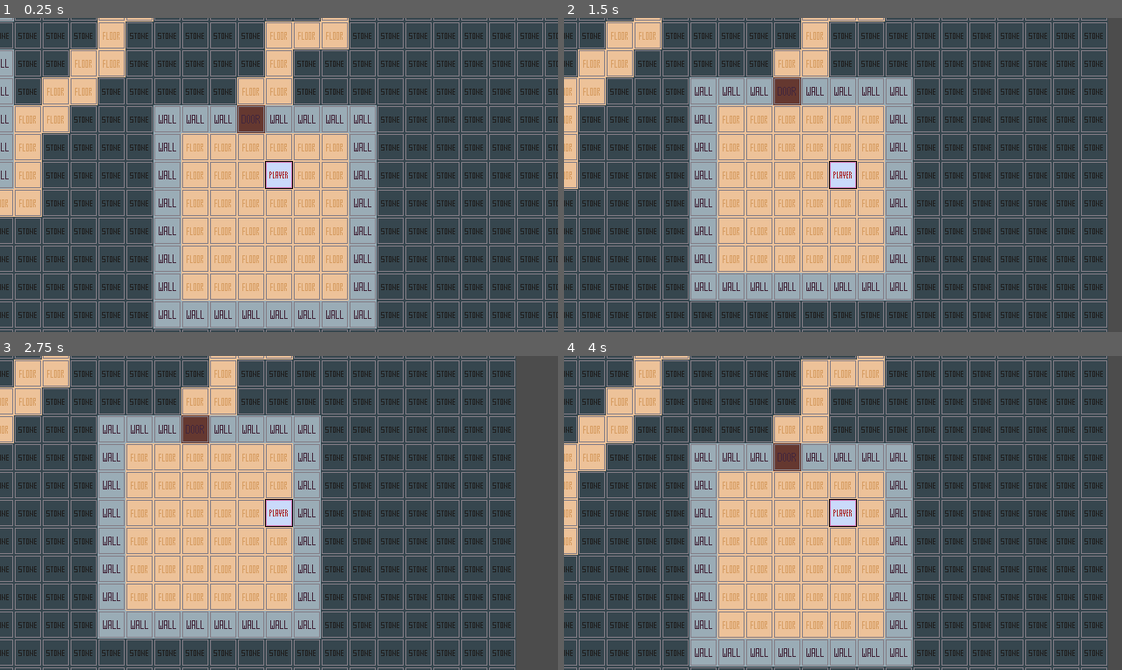
Above: before the commit, frames 1-4 (two rows, left to right).
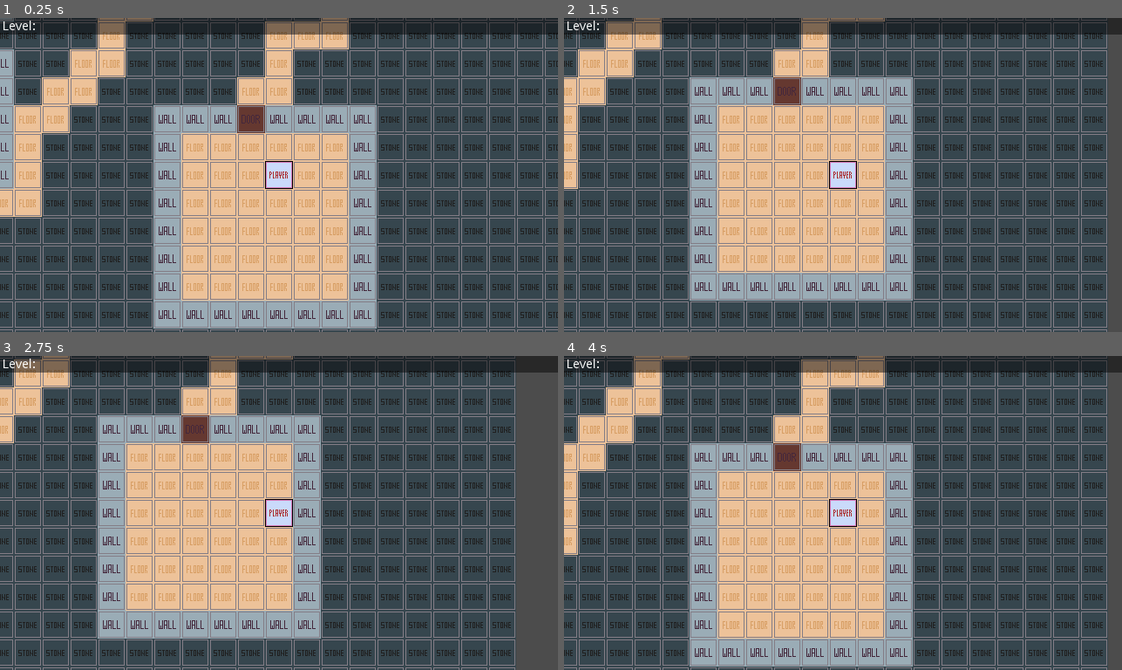
Above: after the commit, the same moments.

Repository: PiotrDawidziuk/mapgen01
Game: Godot game, scene res://Game.tscn
Same seed, same stepped clock (60 frames per second), same inputs: the game is played once before the commit and once after it.
Inputs:
- Up to frame 1 (0.25 s): no input
- Up to frame 2 (1.5 s): tap Enter at 0.5 s; hold Right (Right) 0.53-1.28 s; tap Space at 1.25 s; hold Down (Down) from 1.28 s (still down)
- Up to frame 3 (2.75 s): tap Enter at 2 s; release Down (Down) at 2.03 s; hold Right (Right) from 2.03 s (still down)
- Up to frame 4 (4 s): tap Space at 2.75 s; release Right (Right) at 2.78 s; hold Up (Up) 2.78-3.53 s; tap Enter at 3.5 s; hold Left (Left) from 3.53 s (still down)

The runs differ from the first frame. In frame 1, 5.1% of the frame differs, in the area x 0-100%, y 0-6%; in frame 2, 5.1%; in frame 3, 5.1%; in frame 4, 5.1%.

Commit message:
level label added

Diff:
--- a/Game.tscn
+++ b/Game.tscn
@@ -210,3 +210,23 @@
 cell_quadrant_size = 1
 cell_custom_transform = Transform2D( 16, 0, 0, 16, 0, 0 )
 format = 1
+
+[node name="CanvasLayer" type="CanvasLayer" parent="."]
+
+[node name="ColorRect" type="ColorRect" parent="CanvasLayer"]
+margin_right = 640.0
+margin_bottom = 19.0
+color = Color( 0, 0, 0, 0.466667 )
+__meta__ = {
+"_edit_use_anchors_": false
+}
+
+[node name="Level" type="Label" parent="CanvasLayer"]
+margin_left = 3.25
+margin_top = 3.0
+margin_right = 43.25
+margin_bottom = 17.0
+text = "Level:"
+__meta__ = {
+"_edit_use_anchors_": false
+}
